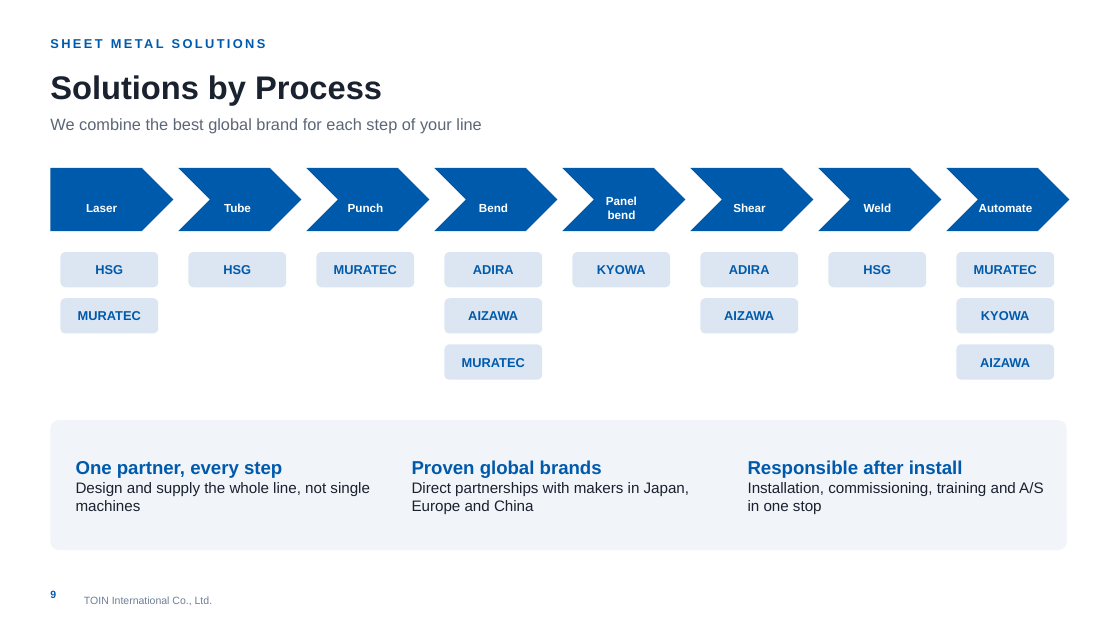
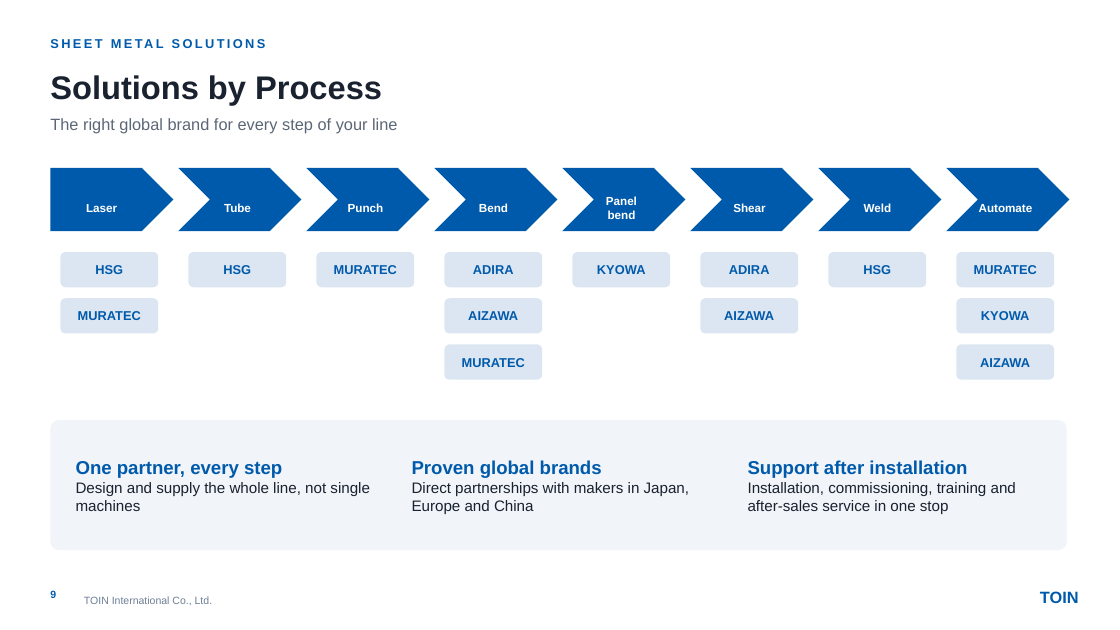
Before and after one commit to zeaus81/search, a slide deck: slide 9 of company_profile_2027/TOIN_Company_Profile_2027_EN.pptx. Drawn at 1120x630 pixels with LibreOffice and Linux fonts; fonts in the diff are those of the drawing; background and template pictures are left out. Boxes give left, top, right and bottom in pixels: in the first picture for what was removed or moved away, otherwise in the second. Text is boxed around its words. In the diff, an @@ line names an element or a change of style, - is before the commit and + after.

```diff
--- a/company_profile_2027/TOIN_Company_Profile_2027_EN.pptx
+++ b/company_profile_2027/TOIN_Company_Profile_2027_EN.pptx
@@ text at (x1=50, y1=118, x2=397, y2=134): text changed @@
-We combine the best global brand for each step of your line
+The right global brand for every step of your line
@@ text at (x1=748, y1=460, x2=1016, y2=514): text changed @@
-Responsible after install
-Installation, commissioning, training and A/S in one stop
+Support after installation
+Installation, commissioning, training and after-sales service in one stop
@@ text added at (x1=1040, y1=591, x2=1079, y2=603), 14 pt, text #005AAB, bold @@
+TOIN
```
Also in this commit, not shown: 19 other slides changed, 1 other file.
